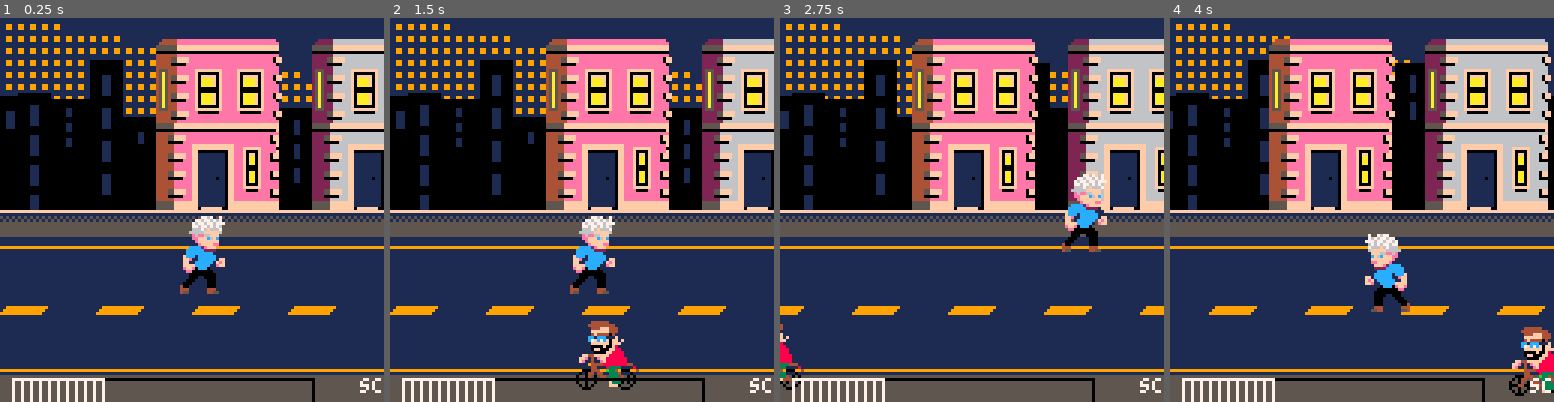
Above: before the commit, frames 1-4 (left to right).
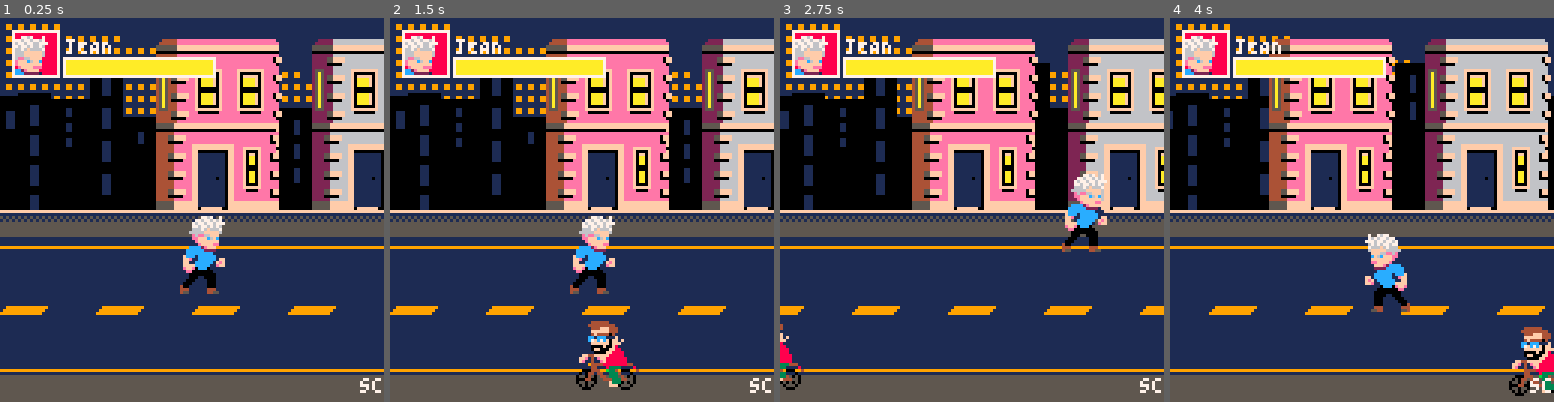
Above: after the commit, the same moments.

Repository: theRenard/street-punchd
Game: PICO-8 cartridge street punchd.p8
Same seed, same stepped clock (60 frames per second), same inputs: the game is played once before the commit and once after it.
Inputs:
- Up to frame 1 (0.25 s): no input
- Up to frame 2 (1.5 s): no input
- Up to frame 3 (2.75 s): hold Right 1.6-2.1 s; hold Up 2.15-2.42 s; hold Right from 2.47 s (still down)
- Up to frame 4 (4 s): release Right at 3.03 s; hold Left 3.08-3.58 s; hold Down 3.63-3.97 s

The runs differ from the first frame. In frame 1, 5.1% of the frame differs, in the area x 3-83%, y 3-100%; in frame 2, 5.0%; in frame 3, 5.1%; in frame 4, 5.1%.

Commit message:
Add player energy management and update status UI. Initialized player energy and modified update logic to decrease energy on collision. Enhanced status display to visually represent player energy levels with a new energy bar.

Diff:
--- a/code/entities/player.lua
+++ b/code/entities/player.lua
@@ -31,6 +31,7 @@
   -- collision width
   p.ch = 5
   p.sx = 0
+  p.energy = 100
   p.col = { 9, 0 }
   -- collision height
   add_object(p)
@@ -115,6 +116,9 @@
 
   if collision then
     p.col = { 14, 0 }
+    if p.energy > 0 then
+      p.energy -= 1
+    end
   else
     p.col = { 9, 0 }
   end
--- a/code/ui/status.lua
+++ b/code/ui/status.lua
@@ -1,53 +1,31 @@
--- Status UI element (Player Energy)
-status = {
-  x = 4,
-  y = 120,
-  w = 100,  -- 10 segments * 10 pixels
-  h = 8,   -- 10 pixels height
-  col = 7,
-  segments = 10,
-  current_segments = 10,
-  segment_width = 3,
-  segment_gap = 0
-}
-
 function update_status()
-  -- Update segments based on collision
-  if collision and not status.collision_handled then
-    status.current_segments = max(0, status.current_segments - 1)
-    status.collision_handled = true
-  elseif not collision then
-    status.collision_handled = false
-  end
-
-  -- Update color based on segments
-  if status.current_segments <= 2 then
-    status.col = 14  -- Red when low energy
-  elseif status.current_segments <= 5 then
-    status.col = 8   -- Orange when medium energy
-  else
-    status.col = 7   -- White when high energy
-  end
 end
 
 function draw_status()
-  -- Draw background
-  rect(status.x, status.y, status.x + status.w, status.y + status.h, 0)
+  local x0 = 4 -- leftmost
+  local pw = 15
+  local bw = 50
+  local bh = 6
+  local x1 = x0 + pw + 2 -- middle
+  local x3 = 90 -- end
 
-  -- Draw segments
-  local current_x = status.x
-  for i = 1, status.segments do
-    if i <= status.current_segments then
-      rect(current_x, status.y, current_x + status.segment_width, status.y + status.h, status.col)
-    end
-    current_x += status.segment_width + status.segment_gap
-  end
+  local y0 = 4
+
+  -- portrait
+  rectfill(x0, y0, x0 + pw, y0 + pw, 7)
+  rectfill(x0 + 1, y0 + 1, x0 + pw - 1, y0 + pw - 1, 8)
+  sspr(x0 + 1, y0 + 1, pw - 2, pw - 2, x0 + 1, y0 + 1, pw - 1, pw - 1)
+
+  -- name
+  -- print("jEAN", x1 + 1, y0 + 16, 7)
+
+  -- -- energy
+  print("jEAN", x1 + 1, y0 + 3, 7)
+  rect(x1, y0 + bh + 3, x1 + bw, y0 + bh * 2 + 3, 7)
+  rectfill(x1 + 1, y0 + bh + 4, x1 + bw - 1, y0 + bh * 2 + 2, 8)
+
+  -- energy bar
+  local energy = p.energy
+  local energy_bar_width = bw * (energy / 100)
+  rectfill(x1 + 1, y0 + bh + 4, x1 + energy_bar_width - 1, y0 + bh * 2 + 2, 10)
 end
-
-function add_segment()
-  status.current_segments = min(status.segments, status.current_segments + 1)
-end
-
-function remove_segment()
-  status.current_segments = max(0, status.current_segments - 1)
-end
Not shown, added: assets/life_bar.aseprite
